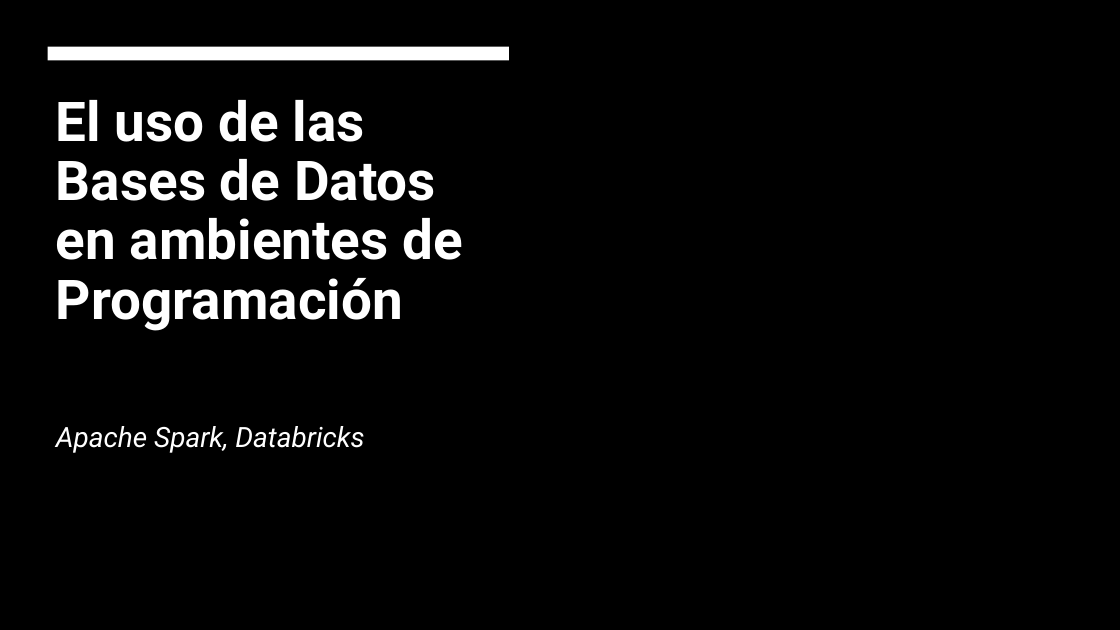
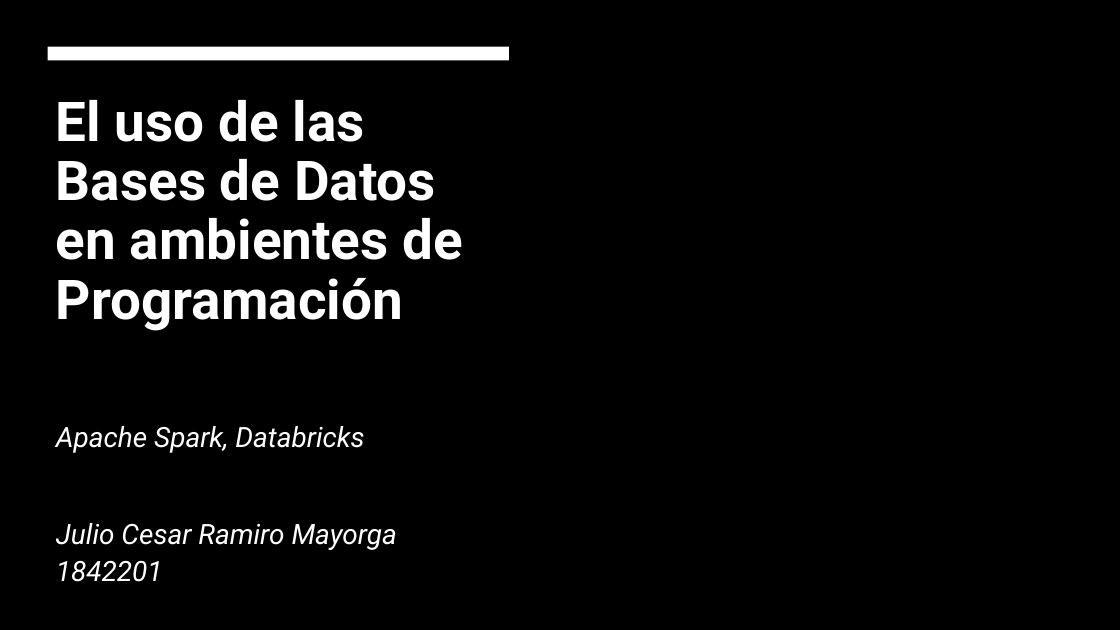
Before and after one commit to mayorga09/MCD-BDR, a slide deck: slide 1 of PIA - BDR .pptx. Drawn at 1120x630 pixels with LibreOffice and Linux fonts; fonts in the diff are those of the drawing; background and template pictures are left out. Boxes give left, top, right and bottom in pixels: in the first picture for what was removed or moved away, otherwise in the second. Text is boxed around its words. In the diff, an @@ line names an element or a change of style, - is before the commit and + after.

```diff
--- a/PIA - BDR .pptx
+++ b/PIA - BDR .pptx
@@ subtitle at <box>56,523,397,582</box>: paragraph added @@
+Julio Cesar Ramiro Mayorga 1842201
```
Also in this commit, not shown: 1 other slide changed, 1 slide added, 2 other files.
